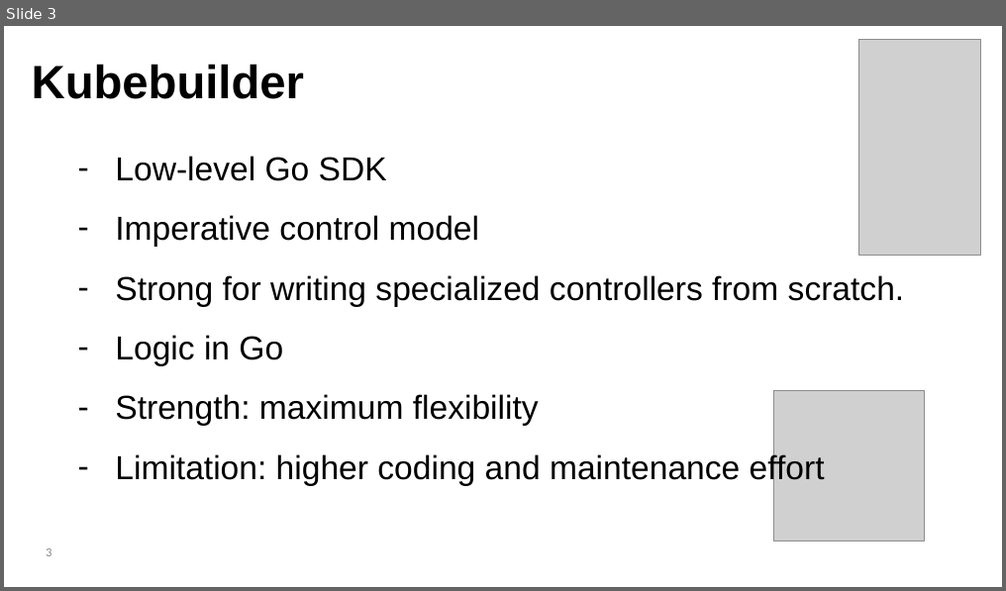
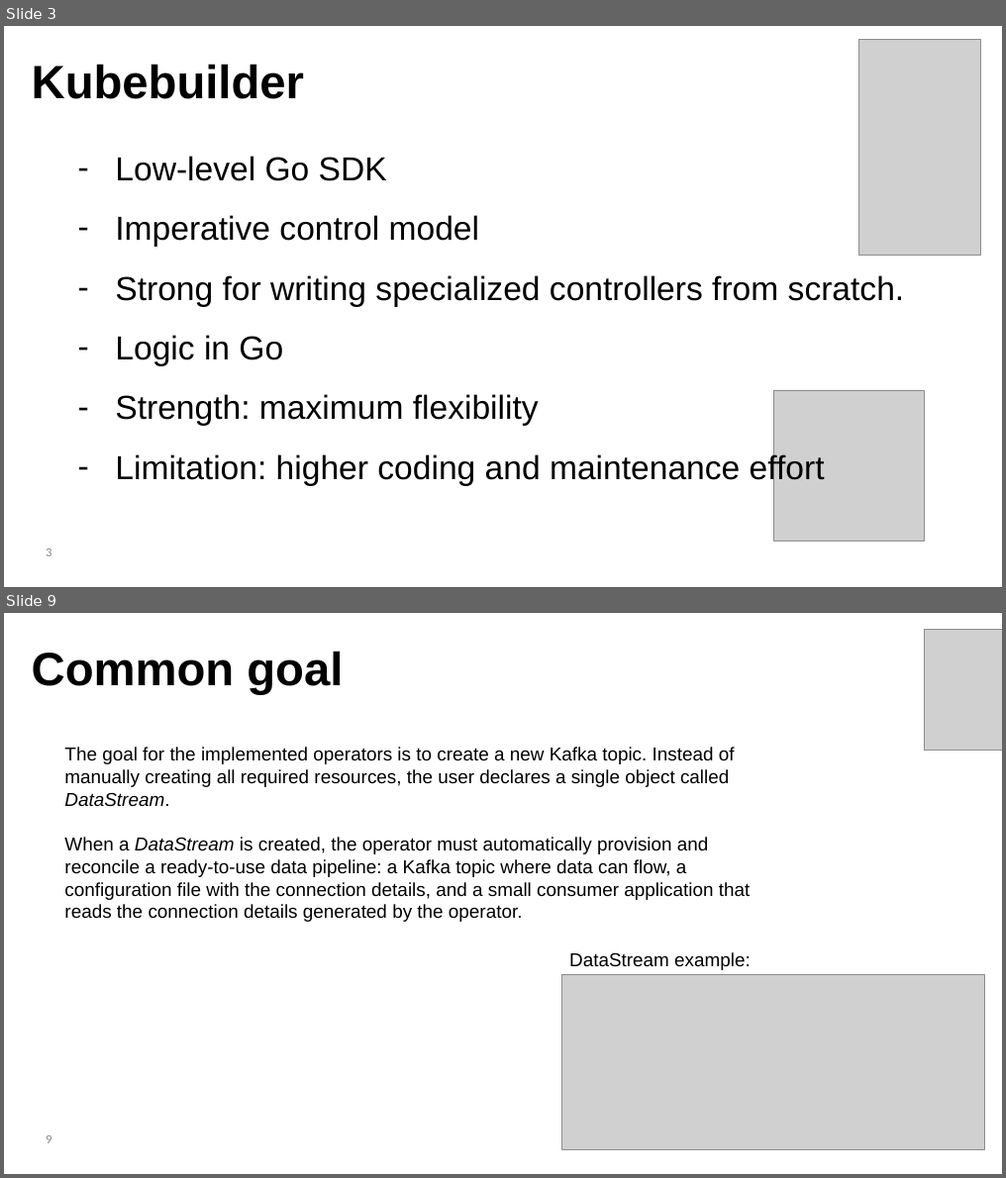
Before and after one commit to lorenzodeluca/kafka-operator-clash, a slide deck: presentation/kubebuilder vs crossplane.pptx. Shown one above the other, each under a label of ours: slide 3 before the commit, slides 3 and 9 after it; the slides between them are not shown. The pictures are 1006x591 and 1006x1178 pixels, drawn with LibreOffice and Linux fonts; fonts in the diff are those of the drawing; grey boxes stand for pictures. Boxes give left, top, right and bottom in pixels: in the first picture for what was removed or moved away, otherwise in the second. Text is boxed around its words. In the diff, an @@ line names an element or a change of style, - is before the commit and + after.

```diff
--- a/presentation/kubebuilder vs crossplane.pptx
+++ b/presentation/kubebuilder vs crossplane.pptx
@@ slide 9 added at (4,613,1002,1174), background #FFFFFF @@
@@ picture added at (924,630,1002,750) @@
@@ text added at (32,651,343,695), 45 pt, text #000000, bold @@
+Common goal
@@ text added at (64,747,749,922), 18 pt, text #000000 @@
+The goal for the implemented operators is to create a new Kafka topic. Instead of manually creating all required resources, the user declares a single object called DataStream.
+When a DataStream is created, the operator must automatically provision and reconcile a ready-to-use data pipeline: a Kafka topic where data can flow, a configuration file with the connection details, and a small consumer application that reads the connection details generated by the operator.
@@ text added at (569,953,750,970), 18 pt, text #000000 @@
+DataStream example:
@@ picture added at (562,975,985,1152) @@
@@ page number added at (46,1136,52,1144), 12 pt, text #888888 @@
+9
```
Also in this commit, not shown: 3 slides changed, 10 other slides added, 9 slides removed, 5 other files.
